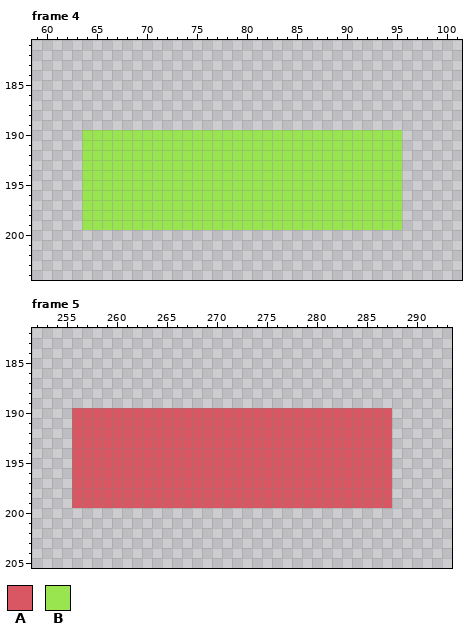
Edited in one commit: pixel-art file (Assets/Sprites/ControlRoom.aseprite). The picture above is the old version.
480x270 pixels, 8 frames. Colours within 5 levels of each other are drawn and written as one. Shown: frame 4: x 59..101, y 181..204; frame 5: x 252..293, y 182..205. The commit also changed other frames, which this record leaves out.
Visible layers, top first: "MiniGameZone", "Cursor", "Button Zone #2", "Button Zone", "Line", "BG".
Palette (. is transparent): A #d95763  B #99e550
Pixels before, frame 4, first column x 64:
190 BBBBBBBBBBBBBBBBBBBBBBBBBBBBBBBB
191 BBBBBBBBBBBBBBBBBBBBBBBBBBBBBBBB
192 BBBBBBBBBBBBBBBBBBBBBBBBBBBBBBBB
193 BBBBBBBBBBBBBBBBBBBBBBBBBBBBBBBB
194 BBBBBBBBBBBBBBBBBBBBBBBBBBBBBBBB
195 BBBBBBBBBBBBBBBBBBBBBBBBBBBBBBBB
196 BBBBBBBBBBBBBBBBBBBBBBBBBBBBBBBB
197 BBBBBBBBBBBBBBBBBBBBBBBBBBBBBBBB
198 BBBBBBBBBBBBBBBBBBBBBBBBBBBBBBBB
199 BBBBBBBBBBBBBBBBBBBBBBBBBBBBBBBB
Pixels before, frame 5, first column x 256:
190 AAAAAAAAAAAAAAAAAAAAAAAAAAAAAAAA
191 AAAAAAAAAAAAAAAAAAAAAAAAAAAAAAAA
192 AAAAAAAAAAAAAAAAAAAAAAAAAAAAAAAA
193 AAAAAAAAAAAAAAAAAAAAAAAAAAAAAAAA
194 AAAAAAAAAAAAAAAAAAAAAAAAAAAAAAAA
195 AAAAAAAAAAAAAAAAAAAAAAAAAAAAAAAA
196 AAAAAAAAAAAAAAAAAAAAAAAAAAAAAAAA
197 AAAAAAAAAAAAAAAAAAAAAAAAAAAAAAAA
198 AAAAAAAAAAAAAAAAAAAAAAAAAAAAAAAA
199 AAAAAAAAAAAAAAAAAAAAAAAAAAAAAAAA
After:
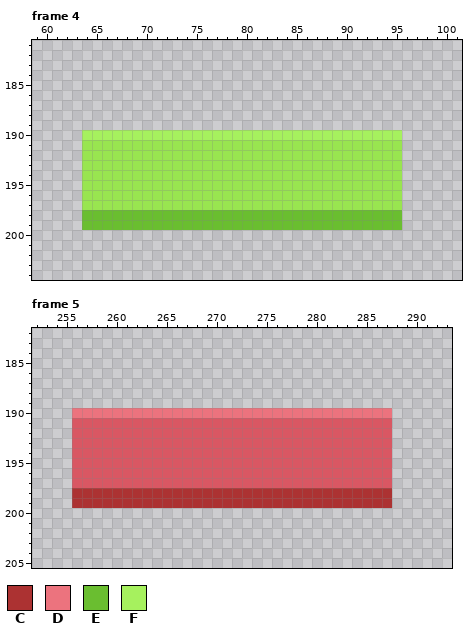
Colours new in this view: C #ac3232  D #ec737e  E #6abe30  F #a6f15e
From the commit log: New Mechanic Add Random Event and new zone
Difference:
Changed rows in their new state; - is an unchanged pixel.
Frame 4, layer "Button Zone":
first column x 64:
190 FFFFFFFFFFFFFFFFFFFFFFFFFFFFFFFF
first column x 64:
198 EEEEEEEEEEEEEEEEEEEEEEEEEEEEEEEE
199 EEEEEEEEEEEEEEEEEEEEEEEEEEEEEEEE
Frame 5, layer "Button Zone #2":
first column x 256:
190 DDDDDDDDDDDDDDDDDDDDDDDDDDDDDDDD
first column x 256:
198 CCCCCCCCCCCCCCCCCCCCCCCCCCCCCCCC
199 CCCCCCCCCCCCCCCCCCCCCCCCCCCCCCCC
Pixel boxes of the changes (left, top, right, bottom) in both pictures:
changed: (82, 130, 402, 140)
changed: (82, 210, 402, 230)
changed: (72, 408, 392, 418)
changed: (72, 488, 392, 508)
